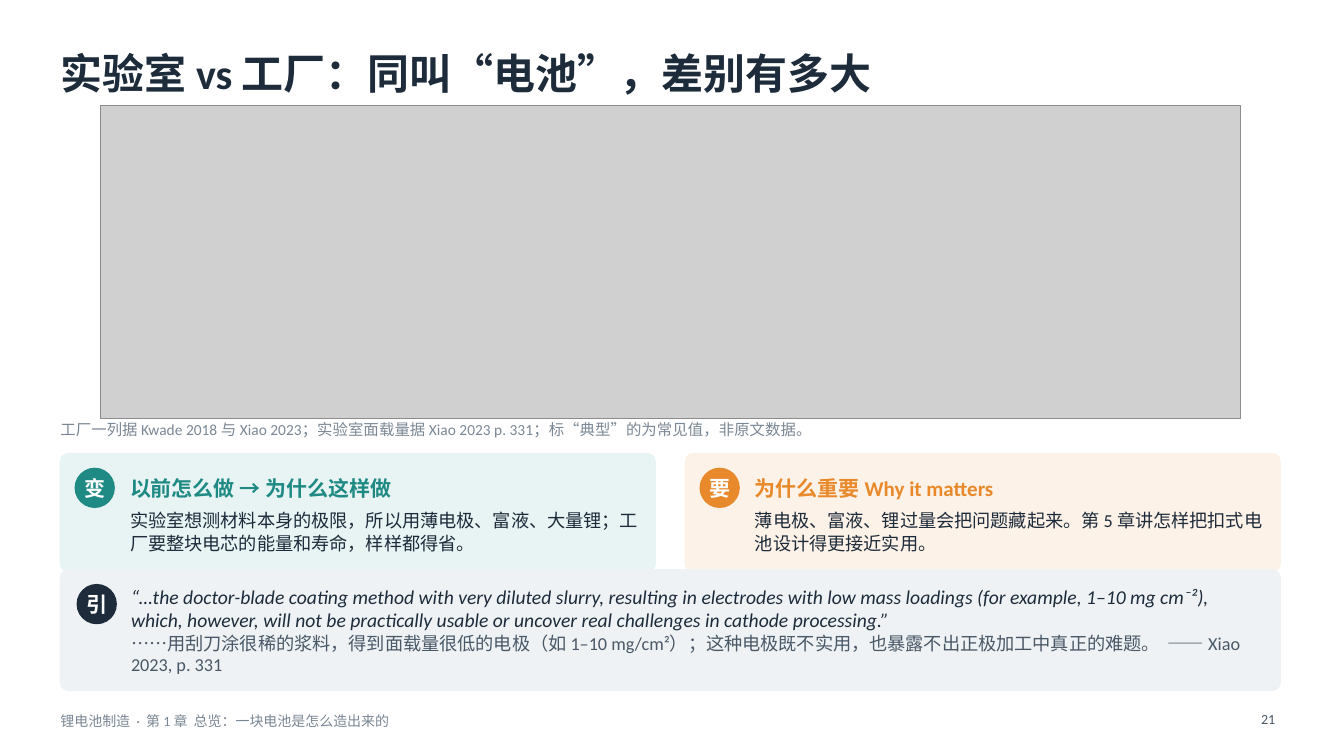
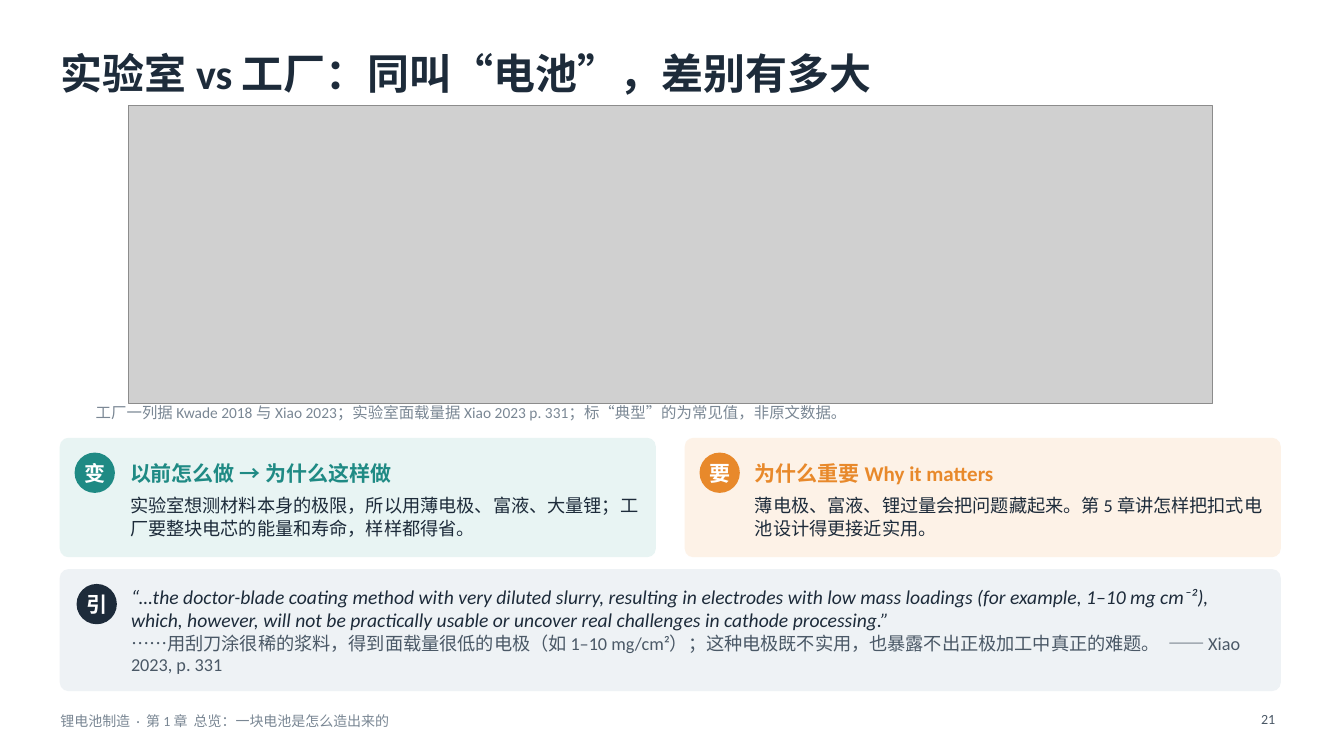
Before and after one commit to zhaoyuw44-lang/Trash, a slide deck: slide 21 of slides/decks/batmfg/batmfg_ch1.pptx. Drawn at 1344x756 pixels with LibreOffice and Linux fonts; fonts in the diff are those of the drawing; grey boxes stand for pictures. Boxes give left, top, right and bottom in pixels: in the first picture for what was removed or moved away, otherwise in the second. Text is boxed around its words. In the diff, an @@ line names an element or a change of style, - is before the commit and + after.

```diff
--- a/slides/decks/batmfg/batmfg_ch1.pptx
+++ b/slides/decks/batmfg/batmfg_ch1.pptx
@@ picture: place and size @@
-picture at (101,106,1241,418)
+picture at (128,106,1213,403)
@@ text "工厂一列据 Kwade 2018 与 Xiao ...": place and size @@
-text "工厂一列据 Kwade 2018 与 Xiao ..." at (60,422,812,438)
+text "工厂一列据 Kwade 2018 与 Xiao ..." at (96,403,846,421)
@@ 4 texts, 2 ellipses, 2 rounded rectangles: place and size @@
-4 texts, 2 ellipses, 2 rounded rectangles at (60,454,1280,572)
+4 texts, 2 ellipses, 2 rounded rectangles at (60,439,1280,557)
```
Also in this commit, not shown: 2 other slides changed, 4 other files.
